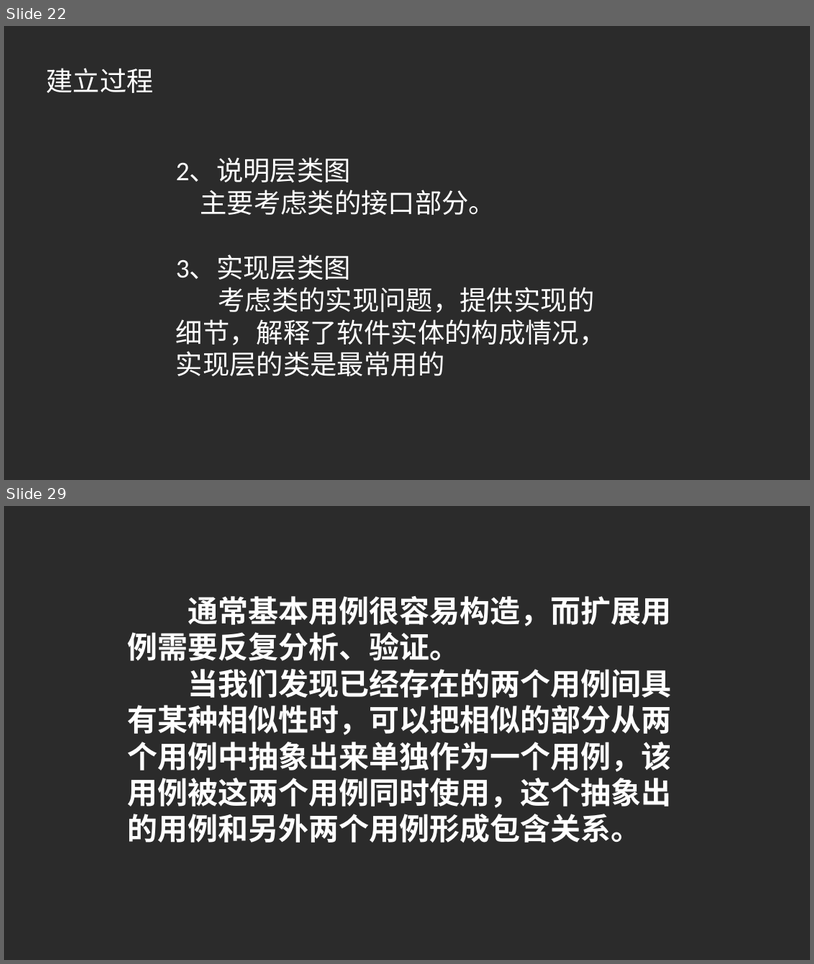
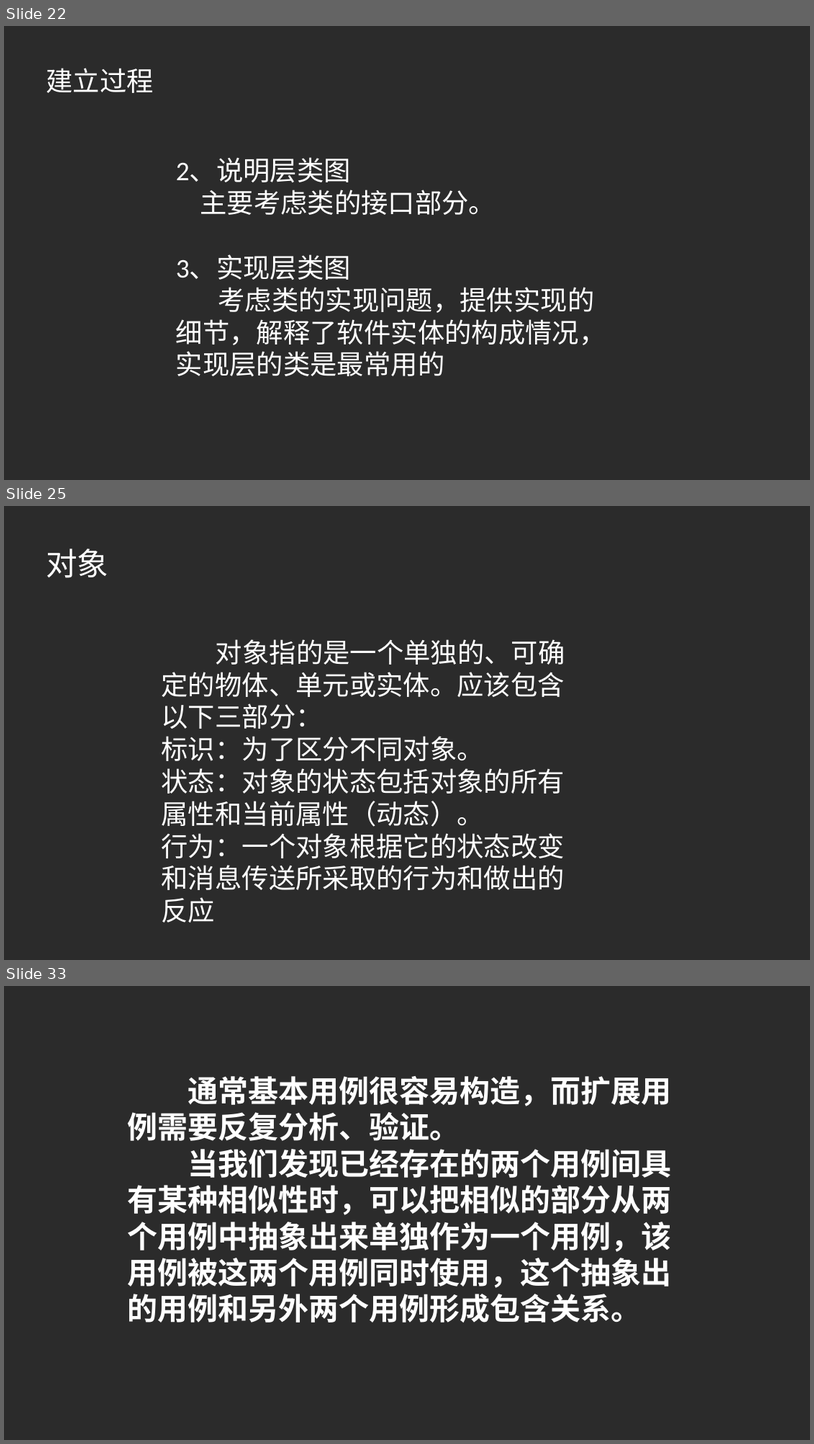
Before and after one commit to PRD2017G23/-, a slide deck: UML基础_图.pptx. Shown one above the other, each under a label of ours: slides 22 and 29 before the commit, slides 22, 25 and 33 after it; the slides between them are not shown. The pictures are 814x964 and 814x1444 pixels, drawn with LibreOffice and Linux fonts; fonts in the diff are those of the drawing; background and template pictures are left out; a plain dark background stands for a picture behind light text. Boxes give left, top, right and bottom in pixels: in the first picture for what was removed or moved away, otherwise in the second. Text is boxed around its words. In the diff, an @@ line names an element or a change of style, - is before the commit and + after.

```diff
--- a/UML基础_图.pptx
+++ b/UML基础_图.pptx
@@ slide 25 added at box(4, 506, 810, 960), background picture (left out) @@
@@ text added at box(46, 548, 108, 578), 37.3 pt, text #FFFFFF @@
+对象
@@ text added at box(162, 639, 565, 922), 32 pt, text #FFFFFF @@
+对象指的是一个单独的、可确定的物体、单元或实体。应该包含以下三部分：
+标识：为了区分不同对象。
+状态：对象的状态包括对象的所有属性和当前属性（动态）。
+行为：一个对象根据它的状态改变和消息传送所采取的行为和做出的反应
@@ what was slide 29 is now slide 33 @@
```
Also in this commit, not shown: 4 slides changed, 3 other slides added.
